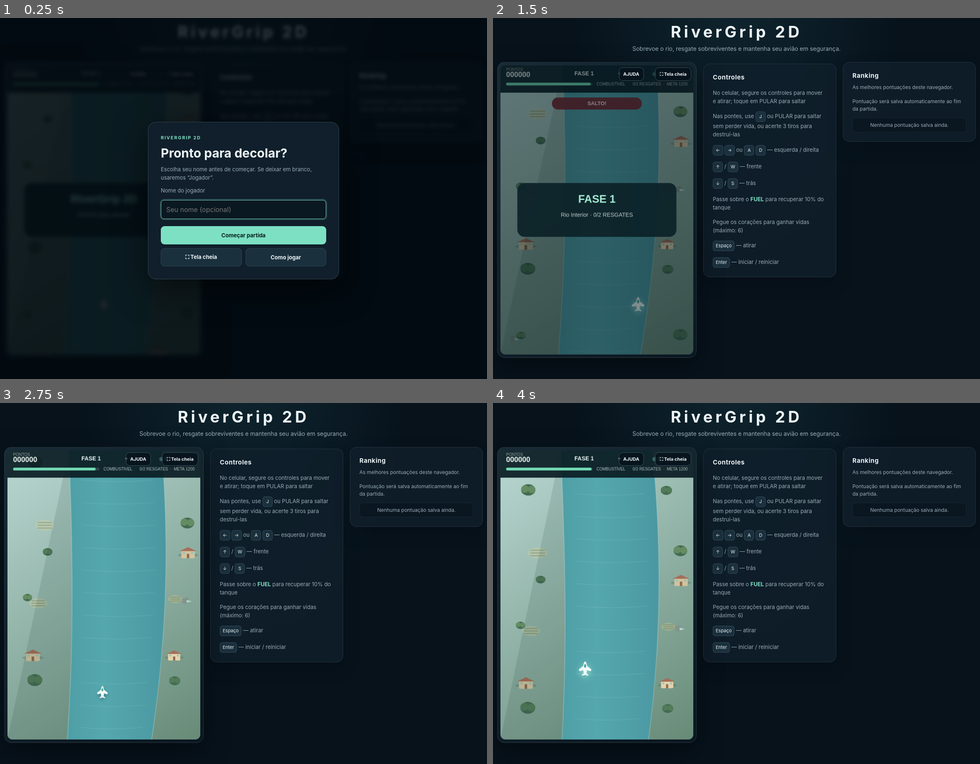
Above: before the commit, frames 1-4 (two rows, left to right).
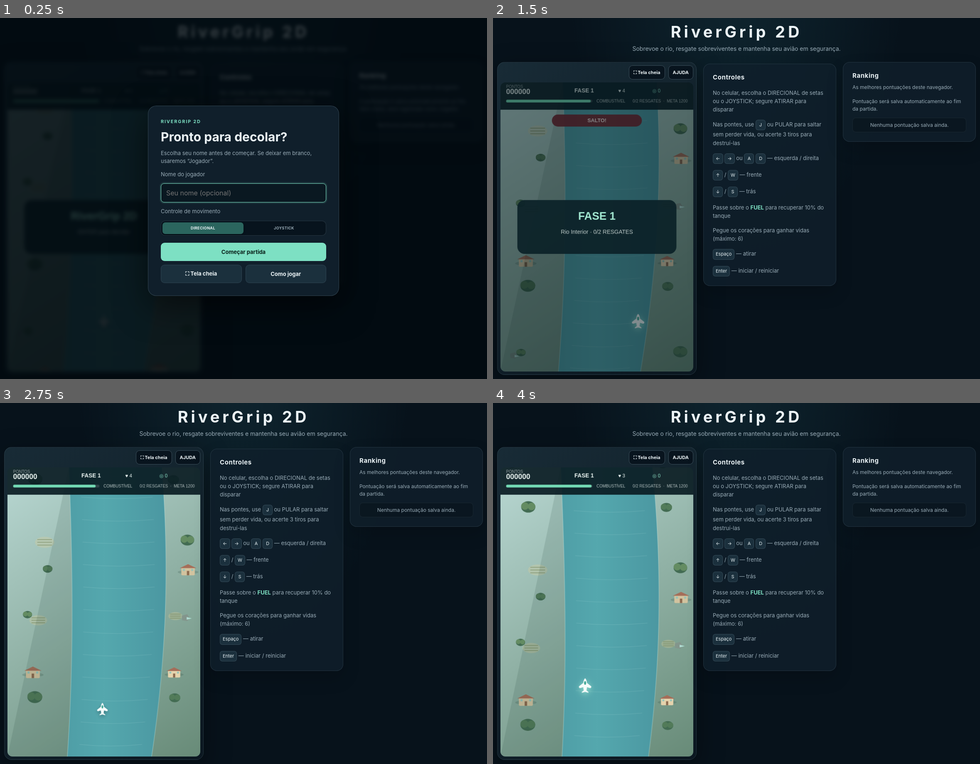
Above: after the commit, the same moments.

Repository: moliveira0001/AI_JOGO
Game: browser game, page index.html
The game is run twice, just before and just after one commit, with the same random seed, the same clock (stepped at 60 frames per second) and the same inputs.
Inputs (mouse positions are in pixels of both pictures, inside the frame that each line leads up to; where the layout moved, square brackets give the same spot in the first picture):
- Up to frame 1 (0.25 s): no input
- Up to frame 2 (1.5 s): click (736, 191) [736, 209] at 0.27 s; type "Alex" at 0.27 s; click "Começar partida" at 0.52 s; hold Right from 1.03 s (still down); move the mouse to (595, 256) [595, 238] at 1.07 s; tap J at 1.1 s
- Up to frame 3 (2.75 s): release Right at 1.53 s; hold Down 1.58-1.85 s; tap J at 1.6, 2.1, 2.6 s; move the mouse to (63, 583) [63, 565] at 1.67 s; hold Left 1.9-2.47 s; click "⛶ Tela cheia" at 2.02 s; move the mouse to (141, 569) [141, 551] at 2.27 s; tap D at 2.52 s; hold Up from 2.52 s (still down)
- Up to frame 4 (4 s): release Up at 2.82 s; move the mouse to (624, 670) [624, 652] at 2.87 s; hold Right 2.87-3.53 s; tap J at 3.1, 3.6 s; move the mouse to (546, 684) [546, 666] at 3.47 s; tap A at 3.52 s; hold Up 3.58-3.82 s; hold Left from 3.87 s (still down)

The runs differ from the first frame. In frame 1, 6.9% of the frame differs, in the area x 30-70%, y 24-77%; in frame 2, 11%, in the area x 0-71%, y 13-99%; in frame 3, 7.6%; in frame 4, 7.8%.

Commit message:
ajuste de controles

Diff:
--- a/game.js
+++ b/game.js
@@ -19,8 +19,13 @@
     const gameActionButton = document.querySelector("[data-action='state']");
     const jumpButton = document.querySelector("[data-action='jump']");
     const touchControlButtons = document.querySelectorAll(".touch-controls [data-key]");
+    const touchControls = document.querySelector(".touch-controls");
+    const controlModeButtons = document.querySelectorAll("[data-control-mode]");
+    const analogStick = document.querySelector(".analog-stick");
+    const joystickKnob = document.querySelector(".joystick-knob");
     const fullscreenButtons = document.querySelectorAll("[data-action='fullscreen']");
     const RANKING_STORAGE_KEY = "rivergrip-ranking-v1";
+    const CONTROL_MODE_STORAGE_KEY = "rivergrip-control-mode-v1";
 
     const STATE = { MENU: "menu", PLAY: "play", OVER: "over", PAUSE: "pause" };
     const MAX_LIVES = 6;
@@ -34,6 +39,9 @@
     let savedScores = [];
     let rankingAvailable = true;
     let helpOpenedDuringPlay = false;
+    let controlMode = "directional";
+    let joystickAxisX = 0;
+    let joystickAxisY = 0;
 
     const PHASES = [
         { id: 1, name: "FASE 1", subtitle: "Rio Interior", sky: "#b9d8d3", land: "#688b78", water: "#55a8ae", waterDeep: "#468f9b", accent: "#a8f0dc", scenery: ["tree", "tree", "house", "farm"], landmark: "waterfall", spawnLimit: 4, enemySpeed: 0.9, targetScore: 1200, rescueGoal: 2 },
@@ -126,6 +134,70 @@
         g.warningTimer = time;
     }
 
+    function setControlMode(mode, persist = true) {
+        controlMode = mode;
+        touchControls.dataset.controlMode = mode;
+        controlModeButtons.forEach((button) => {
+            button.setAttribute("aria-pressed", String(button.dataset.controlMode === mode));
+        });
+        releaseJoystick();
+
+        if (persist) {
+            try {
+                window.localStorage.setItem(CONTROL_MODE_STORAGE_KEY, mode);
+            } catch (error) {
+                setScoreStatus("Não foi possível salvar a preferência de controle neste navegador.", true);
+                console.error("Falha ao salvar o controle escolhido:", error);
+            }
+        }
+    }
+
+    function loadControlMode() {
+        try {
+            const storedMode = window.localStorage.getItem(CONTROL_MODE_STORAGE_KEY);
+            return storedMode === "joystick" || storedMode === "directional" ? storedMode : "directional";
+        } catch (error) {
+            setScoreStatus("Não foi possível carregar a preferência de controle neste navegador.", true);
+            console.error("Falha ao carregar o controle salvo:", error);
+            return "directional";
+        }
+    }
+
+    function updateJoystick(event) {
+        if (controlMode !== "joystick") return;
+
+        const bounds = analogStick.getBoundingClientRect();
+        const radius = bounds.width / 2;
+        const maxOffset = radius * 0.62;
+        let x = event.clientX - (bounds.left + radius);
+        let y = event.clientY - (bounds.top + radius);
+        const distance = Math.hypot(x, y);
+
+        if (distance > maxOffset) {
+            x = x / distance * maxOffset;
+            y = y / distance * maxOffset;
+        }
+
+        const normalizedX = x / maxOffset;
+        const normalizedY = y / maxOffset;
+        const magnitude = Math.hypot(normalizedX, normalizedY);
+        const deadZone = 0.14;
+        const scale = magnitude <= deadZone ? 0 : (magnitude - deadZone) / (magnitude * (1 - deadZone));
+        joystickAxisX = normalizedX * scale;
+        joystickAxisY = normalizedY * scale;
+        joystickKnob.style.setProperty("--joystick-x", `${x}px`);
+        joystickKnob.style.setProperty("--joystick-y", `${y}px`);
+        analogStick.classList.add("active");
+    }
+
+    function releaseJoystick() {
+        joystickAxisX = 0;
+        joystickAxisY = 0;
+        joystickKnob.style.setProperty("--joystick-x", "0px");
+        joystickKnob.style.setProperty("--joystick-y", "0px");
+        analogStick.classList.remove("active");
+    }
+
     function ensureAudio() {
         const AudioCtor = window.AudioContext || window.webkitAudioContext;
         if (!AudioCtor) return null;
@@ -702,10 +774,10 @@
         g.warningTimer = Math.max(0, (g.warningTimer || 0) - dt);
         if (g.warningTimer <= 0) g.warning = "";
 
-        if (keys.has("ArrowLeft") || keys.has("KeyA")) p.x -= move;
-        if (keys.has("ArrowRight") || keys.has("KeyD")) p.x += move;
-        if (keys.has("ArrowUp") || keys.has("KeyW")) p.y -= move;
-        if (keys.has("ArrowDown") || keys.has("KeyS")) p.y += move;
+        const keyboardX = Number(keys.has("ArrowRight") || keys.has("KeyD")) - Number(keys.has("ArrowLeft") || keys.has("KeyA"));
+        const keyboardY = Number(keys.has("ArrowDown") || keys.has("KeyS")) - Number(keys.has("ArrowUp") || keys.has("KeyW"));
+        p.x += clamp(keyboardX + joystickAxisX, -1, 1) * move;
+        p.y += clamp(keyboardY + joystickAxisY, -1, 1) * move;
 
         p.x = clamp(p.x, 8, W - 8 - p.w);
         p.y = clamp(p.y, 78, H - 40 - p.h);
@@ -1521,6 +1593,7 @@
 
     function releaseAllControls() {
         keys.clear();
+        releaseJoystick();
     }
 
     touchControlButtons.forEach((button) => {
@@ -1532,6 +1605,22 @@
             button.classList.add("pressed");
             button.setPointerCapture(event.pointerId);
         });
+
+        controlModeButtons.forEach((button) => {
+            button.addEventListener("click", () => setControlMode(button.dataset.controlMode));
+        });
+
+        analogStick.addEventListener("pointerdown", (event) => {
+            event.preventDefault();
+            analogStick.setPointerCapture(event.pointerId);
+            updateJoystick(event);
+        });
+        analogStick.addEventListener("pointermove", (event) => {
+            if (analogStick.hasPointerCapture(event.pointerId)) updateJoystick(event);
+        });
+        analogStick.addEventListener("pointerup", releaseJoystick);
+        analogStick.addEventListener("pointercancel", releaseJoystick);
+        analogStick.addEventListener("lostpointercapture", releaseJoystick);
 
         const releaseButton = () => {
             keys.delete(key);
@@ -1575,6 +1664,7 @@
         if (document.hidden) releaseAllControls();
     });
 
+    setControlMode(loadControlMode(), false);
     loadRanking();
     startModal.showModal();
     updateFullscreenButtons();
--- a/index.html
+++ b/index.html
@@ -16,17 +16,30 @@
         </header>
         <section class="game-area" aria-label="Área do jogo">
             <div class="stage">
-                <button class="fullscreen-button" type="button" data-action="fullscreen" aria-label="Ativar tela cheia">⛶ Tela cheia</button>
-                <button class="help-overlay-button" type="button" data-action="help" aria-label="Como jogar">AJUDA</button>
-                <p id="fullscreen-status" class="fullscreen-status" role="status" aria-live="polite"></p>
+                <div class="stage-toolbar" aria-label="Opções do jogo">
+                    <p id="fullscreen-status" class="fullscreen-status" role="status" aria-live="polite"></p>
+                    <button class="fullscreen-button" type="button" data-action="fullscreen" aria-label="Ativar tela cheia">⛶ Tela cheia</button>
+                    <button class="help-overlay-button" type="button" data-action="help" aria-label="Como jogar">AJUDA</button>
+                </div>
                 <canvas id="game" width="480" height="720" aria-label="Jogo RiverGrip 2D"></canvas>
             </div>
             <div class="touch-controls" aria-label="Controles de toque">
-                <div class="direction-pad" role="group" aria-label="Movimentar avião">
-                    <button class="control-button direction-up" type="button" data-key="ArrowUp" aria-label="Mover para frente">▲</button>
-                    <button class="control-button direction-left" type="button" data-key="ArrowLeft" aria-label="Mover para a esquerda">◀</button>
-                    <button class="control-button direction-down" type="button" data-key="ArrowDown" aria-label="Mover para trás">▼</button>
-                    <button class="control-button direction-right" type="button" data-key="ArrowRight" aria-label="Mover para a direita">▶</button>
+                <div class="movement-controls">
+                    <div class="control-mode-picker" role="group" aria-label="Escolha o controle de movimento">
+                        <button class="mode-option" type="button" data-control-mode="directional" aria-pressed="true">DIRECIONAL</button>
+                        <button class="mode-option" type="button" data-control-mode="joystick" aria-pressed="false">JOYSTICK</button>
+                    </div>
+                    <div class="direction-pad" role="group" aria-label="Direcional para movimentar o avião">
+                        <button class="control-button direction-up" type="button" data-key="ArrowUp" aria-label="Mover para frente">▲</button>
+                        <button class="control-button direction-left" type="button" data-key="ArrowLeft" aria-label="Mover para a esquerda">◀</button>
+                        <button class="control-button direction-down" type="button" data-key="ArrowDown" aria-label="Mover para trás">▼</button>
+                        <button class="control-button direction-right" type="button" data-key="ArrowRight" aria-label="Mover para a direita">▶</button>
+                    </div>
+                    <div class="analog-stick" role="group" aria-label="Joystick analógico para movimentar o avião">
+                        <div class="joystick-ring">
+                            <div class="joystick-knob"></div>
+                        </div>
+                    </div>
                 </div>
                 <div class="action-controls" role="group" aria-label="Ações do jogo">
                     <button class="control-button fire-button" type="button" data-key="Space" aria-label="Atirar">ATIRAR</button>
@@ -39,7 +52,7 @@
             <aside class="help">
                 <h2>Controles</h2>
                 <ul>
-                    <li>No celular, segure os controles para mover e atirar; toque em PULAR para saltar</li>
+                    <li>No celular, escolha o DIRECIONAL de setas ou o JOYSTICK; segure ATIRAR para disparar</li>
                     <li>Nas pontes, use <kbd>J</kbd> ou PULAR para saltar sem perder vida, ou acerte 3 tiros para destruí-las</li>
                     <li><kbd>←</kbd> <kbd>→</kbd> ou <kbd>A</kbd> <kbd>D</kbd> — esquerda / direita</li>
                     <li><kbd>↑</kbd> / <kbd>W</kbd> — frente</li>
@@ -65,6 +78,11 @@
             <p class="modal-description">Escolha seu nome antes de começar. Se deixar em branco, usaremos “Jogador”.</p>
             <label for="player-name">Nome do jogador</label>
             <input id="player-name" name="player" type="text" maxlength="18" autocomplete="nickname" placeholder="Seu nome (opcional)" />
+            <label>Controle de movimento</label>
+            <div class="control-mode-picker" role="group" aria-label="Escolha o controle de movimento">
+                <button class="mode-option" type="button" data-control-mode="directional" aria-pressed="true">DIRECIONAL</button>
+                <button class="mode-option" type="button" data-control-mode="joystick" aria-pressed="false">JOYSTICK</button>
+            </div>
             <div class="modal-actions">
                 <button class="primary-button" type="submit">Começar partida</button>
                 <button class="secondary-button" type="button" data-action="fullscreen">⛶ Tela cheia</button>
@@ -78,6 +96,7 @@
             <h2 id="help-title">Como jogar</h2>
             <ul class="modal-help-list">
                 <li>No celular, segure o direcional para mover e ATIRAR para disparar.</li>
+                <li>Escolha DIRECIONAL para os botões de setas ou JOYSTICK para controlar a direção arrastando o círculo.</li>
                 <li>Desvie dos inimigos e mantenha o avião dentro do rio.</li>
                 <li>Pegue sobreviventes, combustível e corações para pontuar e ganhar vidas.</li>
                 <li>Nas pontes, toque em PULAR ou pressione J para saltar sem perder vida; ou acerte 3 tiros para destruí-las.</li>
--- a/styles.css
+++ b/styles.css
@@ -56,8 +56,11 @@
 }
 
 .stage {
-    position: relative;
     grid-column: 1;
+    display: grid;
+    grid-template-rows: auto auto;
+    justify-items: center;
+    gap: 7px;
     overflow: hidden;
     padding: 7px;
     border: 1px solid var(--panel-border);
@@ -84,9 +87,7 @@
 
 .fullscreen-button,
 .help-overlay-button {
-    position: absolute;
-    z-index: 1;
-    top: 12px;
+    min-height: 34px;
     padding: 8px 10px;
     border: 1px solid rgba(177, 210, 225, 0.3);
     border-radius: 9px;
@@ -99,19 +100,22 @@
     touch-action: manipulation;
 }
 
-.fullscreen-button {
-    right: 12px;
-}
-
-.help-overlay-button {
-    right: 126px;
+.stage-toolbar {
+    display: flex;
+    align-items: center;
+    justify-content: flex-end;
+    gap: 8px;
+    width: 100%;
+}
+
+.stage-toolbar button {
+    position: static;
+    flex: 0 0 auto;
 }
 
 .fullscreen-status {
-    position: absolute;
-    z-index: 1;
-    top: 50px;
-    right: 12px;
+    flex: 1 1 auto;
+    min-width: 0;
     max-width: min(300px, calc(100% - 24px));
     margin: 0;
     padding: 7px 9px;
@@ -157,10 +161,114 @@
     transform: translateY(2px);
 }
 
-.direction-pad {
+.movement-controls {
+    display: grid;
+    justify-items: center;
+    gap: 8px;
+    width: max-content;
+}
+
+.control-mode-picker {
+    display: grid;
+    grid-template-columns: repeat(2, minmax(0, 1fr));
+    width: 100%;
+    padding: 3px;
+    border: 1px solid rgba(177, 210, 225, 0.18);
+    border-radius: 10px;
+    background: rgba(7, 18, 27, 0.82);
+}
+
+.mode-option {
+    min-height: 28px;
+    padding: 4px 7px;
+    border: 0;
+    border-radius: 7px;
+    background: transparent;
+    color: var(--muted);
+    font: inherit;
+    font-size: 9px;
+    font-weight: 750;
+    letter-spacing: 0.04em;
+    touch-action: manipulation;
+}
+
+.mode-option[aria-pressed="true"] {
+    background: #2b655e;
+    color: var(--text);
+    box-shadow: 0 2px 6px rgba(0, 0, 0, 0.2);
+}
+
+.direction-pad,
+.analog-stick {
     display: grid;
     grid-template: repeat(3, 54px) / repeat(3, 54px);
     gap: 5px;
+}
+
+.touch-controls[data-control-mode="directional"] .analog-stick,
+.touch-controls[data-control-mode="joystick"] .direction-pad {
+    display: none;
+}
+
+.analog-stick {
+    position: relative;
+    place-items: center;
+    width: 172px;
+    height: 172px;
+    border: 1px solid rgba(177, 210, 225, 0.08);
+    border-radius: 50%;
+    background: radial-gradient(circle, rgba(28, 54, 66, 0.38) 0 48%, rgba(12, 29, 39, 0.86) 49% 100%);
+    touch-action: none;
+    user-select: none;
+    -webkit-user-select: none;
+    -webkit-tap-highlight-color: transparent;
+}
+
+.analog-stick::before,
+.analog-stick::after {
+    position: absolute;
+    content: "";
+    pointer-events: none;
+    background: rgba(177, 210, 225, 0.12);
+}
+
+.analog-stick::before {
+    width: 68%;
+    height: 1px;
+}
+
+.analog-stick::after {
+    width: 1px;
+    height: 68%;
+}
+
+.joystick-ring {
+    display: grid;
+    place-items: center;
+    width: 84%;
+    height: 84%;
+    border: 1px solid rgba(177, 210, 225, 0.12);
+    border-radius: 50%;
+    pointer-events: none;
+}
+
+.joystick-knob {
+    position: absolute;
+    top: 50%;
+    left: 50%;
+    width: 58px;
+    height: 58px;
+    border: 2px solid rgba(177, 210, 225, 0.42);
+    border-radius: 50%;
+    background: linear-gradient(145deg, #426576, #1d3948);
+    box-shadow: 0 5px 14px rgba(0, 0, 0, 0.38), inset 0 1px 5px rgba(255, 255, 255, 0.12);
+    transform: translate(calc(-50% + var(--joystick-x, 0px)), calc(-50% + var(--joystick-y, 0px)));
+    pointer-events: none;
+}
+
+.analog-stick.active .joystick-knob {
+    border-color: var(--accent);
+    background: linear-gradient(145deg, #489d91, #286157);
 }
 
 .direction-pad .control-button {
@@ -614,6 +722,17 @@
         padding: 5px;
         border-radius: 14px;
     }
+
+    .stage-toolbar {
+        gap: 6px;
+    }
+
+    .fullscreen-button,
+    .help-overlay-button {
+        min-height: 32px;
+        padding: 6px 8px;
+        font-size: 10px;
+    }
     canvas {
         width: min(100%, 480px, calc(60dvh * 2 / 3));
         border-radius: 10px;
@@ -662,23 +781,42 @@
     }
     .stage {
         order: 1;
+        display: grid;
+        grid-template-rows: auto minmax(0, 1fr);
         width: auto;
         height: calc(100dvh - 16px);
         max-height: 720px;
         padding: 4px;
     }
+
+    .stage-toolbar {
+        min-height: 32px;
+    }
+
     canvas {
         width: auto;
         height: 100%;
+        min-height: 0;
         max-width: 45vw;
     }
     .touch-controls {
         display: contents;
     }
+    .movement-controls {
+        order: 0;
+    }
     .direction-pad {
-        order: 0;
         grid-template: repeat(3, 46px) / repeat(3, 46px);
         gap: 4px;
+    }
+    .analog-stick {
+        width: 146px;
+        height: 146px;
+        gap: 4px;
+    }
+    .joystick-knob {
+        width: 50px;
+        height: 50px;
     }
     .direction-pad .control-button {
         width: 46px;
@@ -710,6 +848,20 @@
         grid-template: repeat(3, 46px) / repeat(3, 46px);
         gap: 4px;
     }
+
+    .analog-stick {
+        width: 146px;
+        height: 146px;
+        gap: 4px;
+    }
+
+    .joystick-knob {
+        width: 50px;
+        height: 50px;
+    }
+    canvas {
+        width: min(100%, 480px, calc(49dvh * 2 / 3));
+    }
     .direction-pad .control-button {
         width: 46px;
         height: 46px;
